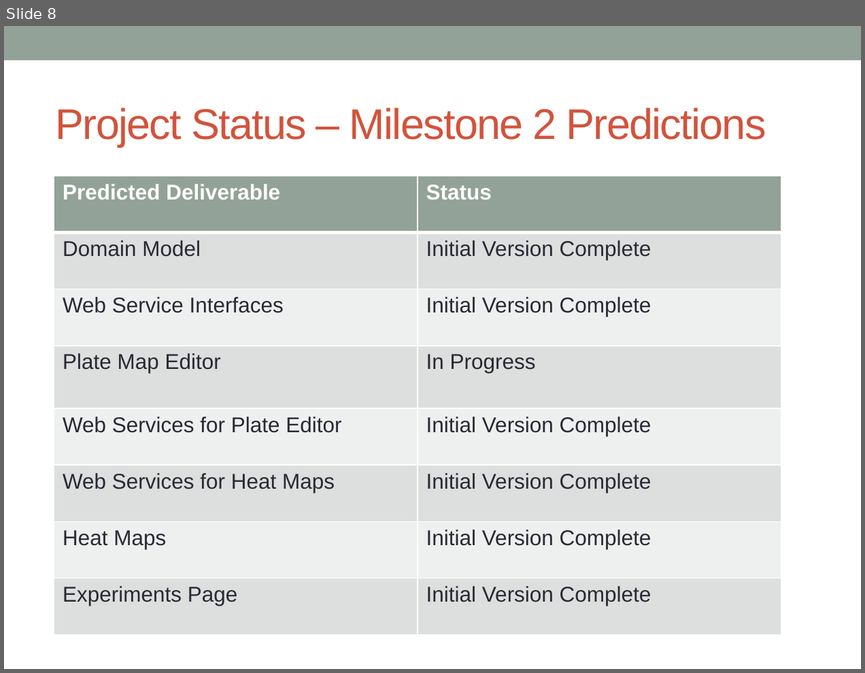
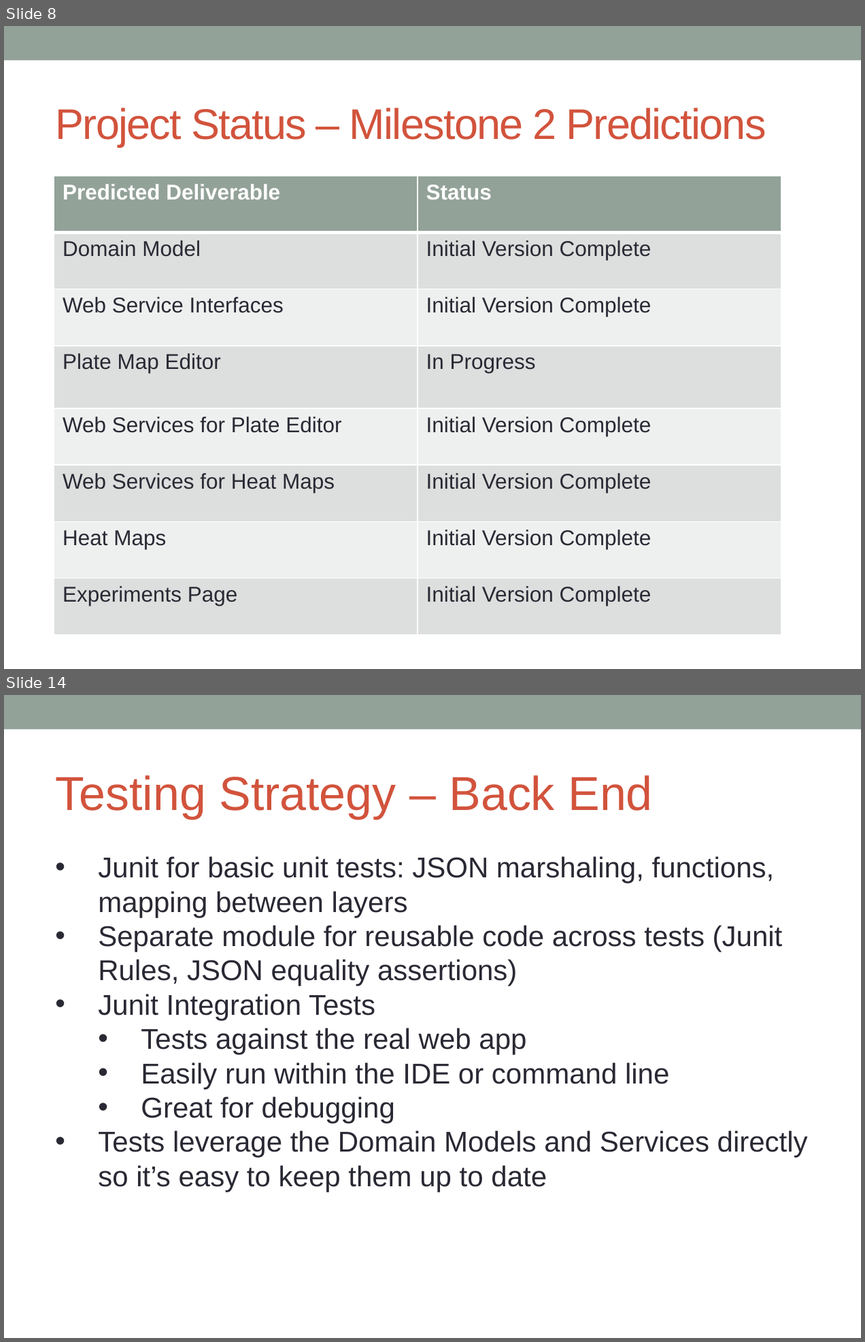
Before and after one commit to massfords/we99, a slide deck: docs/Presentations/WestEastMilestone2Presentation_v1.pptx. Shown one above the other, each under a label of ours: slide 8 before the commit, slides 8 and 14 after it; the slides between them are not shown. The pictures are 865x673 and 865x1342 pixels, drawn with LibreOffice and Linux fonts; fonts in the diff are those of the drawing. Boxes give left, top, right and bottom in pixels: in the first picture for what was removed or moved away, otherwise in the second. Text is boxed around its words. In the diff, an @@ line names an element or a change of style, - is before the commit and + after.

```diff
--- a/docs/Presentations/WestEastMilestone2Presentation_v1.pptx
+++ b/docs/Presentations/WestEastMilestone2Presentation_v1.pptx
@@ slide 14 added at box(4, 695, 861, 1338), background #FFFFFF; not listed: 1 template element that a slide beside it also shows @@
@@ text added at box(55, 775, 652, 819), 40 pt, text #D2533C @@
+Testing Strategy – Back End
@@ text added at box(98, 856, 808, 1191), 24 pt, text #292934 @@
+• Junit for basic unit tests: JSON marshaling, functions, mapping between layers
+• Separate module for reusable code across tests (Junit Rules, JSON equality assertions)
+• Junit Integration Tests
+  • Tests against the real web app
+  • Easily run within the IDE or command line
+  • Great for debugging
+• Tests leverage the Domain Models and Services directly so it’s easy to keep them up to date
```
Also in this commit, not shown: 4 slides changed, 4 other slides added, 2 slides removed.
